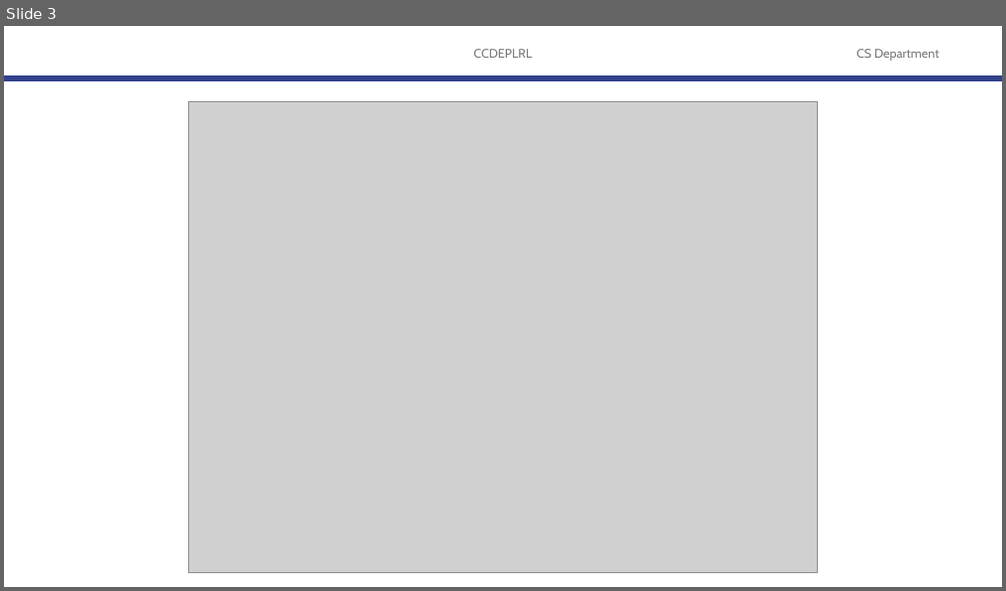
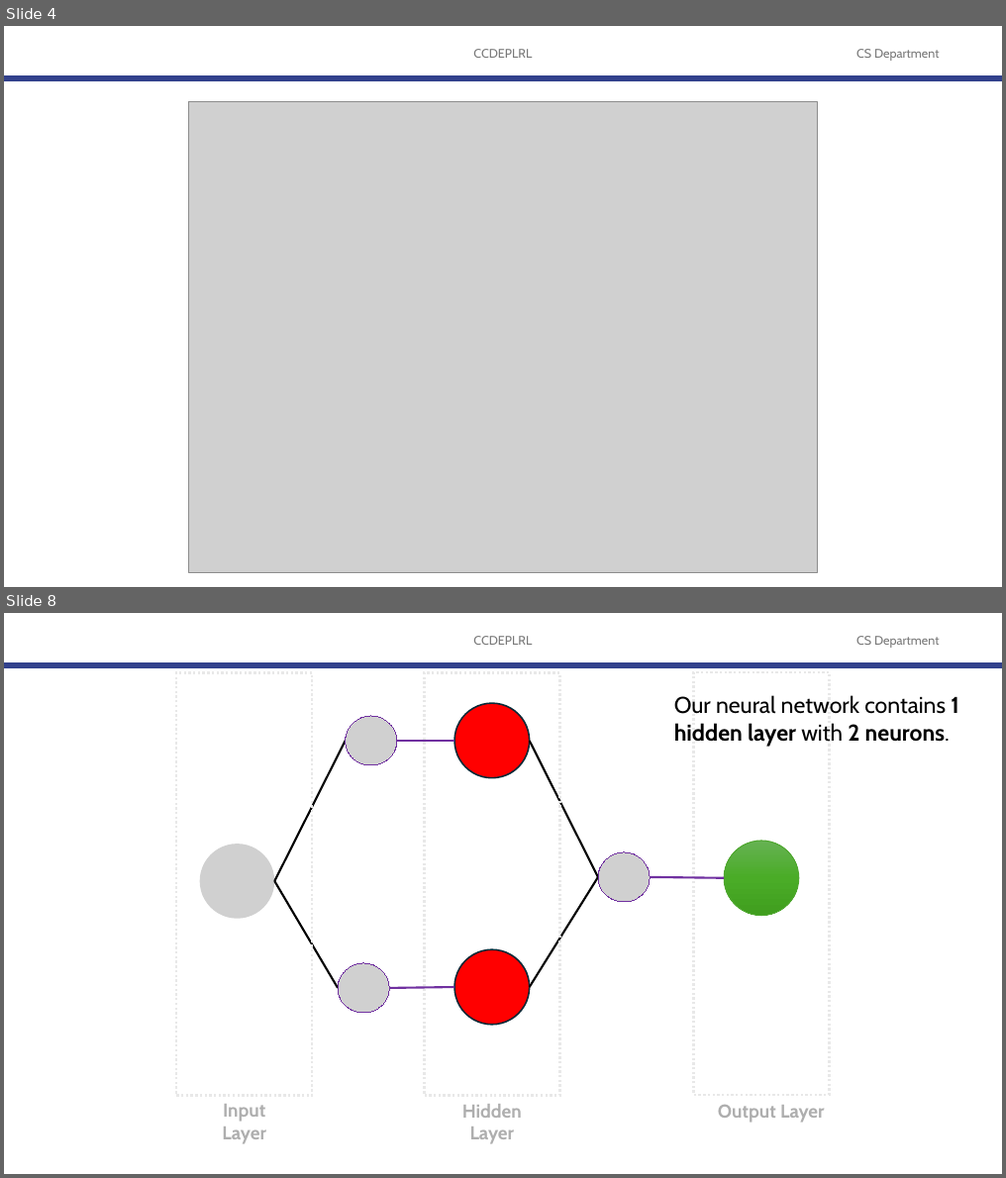
Before and after one commit to robitussin/CCDEPLRL, a slide deck: 2 - Training Neural Networks/Backpropagation/Backpropagation (new).pptx. Shown one above the other, each under a label of ours: slide 3 before the commit, slides 4 and 8 after it; the slides between them are not shown. The pictures are 1006x591 and 1006x1178 pixels, drawn with LibreOffice and Linux fonts; fonts in the diff are those of the drawing; grey boxes stand for pictures; background and template pictures are left out. Boxes give left, top, right and bottom in pixels: in the first picture for what was removed or moved away, otherwise in the second. Text is boxed around its words. In the diff, an @@ line names an element or a change of style, - is before the commit and + after.

```diff
--- a/2 - Training Neural Networks/Backpropagation/Backpropagation (new).pptx
+++ b/2 - Training Neural Networks/Backpropagation/Backpropagation (new).pptx
@@ slide 8 added at [4,613,1002,1174], background #FFFFFF; not listed: 3 template elements that a slide beside it also shows @@
@@ rectangle added at [176,672,312,1096], outline #E8E8E8 2.25 pt dashed @@
@@ rectangle added at [424,672,559,1096], outline #E8E8E8 2.25 pt dashed @@
@@ text added at [674,695,959,747], 22 pt, text #000000 @@
+Our neural network contains 1 hidden layer with 2 neurons.
@@ rectangle added at [693,672,829,1095], outline #E8E8E8 2.25 pt dashed @@
@@ picture added at [346,716,397,765] @@
@@ ellipse added at [454,703,530,778], fill #FF0000, outline #092A39 1.5 pt @@
@@ line added from (274, 881) to (346, 741), #000000 2 pt @@
@@ line added from (397, 741) to (454, 741), #7030A0 2 pt @@
@@ line added from (530, 741) to (598, 877), #000000 2 pt @@
@@ picture added at [199,844,274,919] @@
@@ ellipse added at [724,841,799,916], fill gradient #66B354 to #4BAD28 to #409F1E, outline #4EA72E 1 pt @@
@@ line added from (530, 987) to (598, 877), #000000 2 pt @@
@@ picture added at [598,853,650,902] @@
@@ line added from (650, 877) to (724, 878), #7030A0 2 pt @@
@@ line added from (274, 881) to (338, 988), #000000 2 pt @@
@@ picture added at [338,963,389,1013] @@
@@ ellipse added at [454,950,530,1025], fill #FF0000, outline #092A39 1.5 pt @@
@@ line added from (389, 988) to (454, 987), #7030A0 2 pt @@
@@ text added at [222,1104,266,1145], 18 pt, text #AEAEAE, bold @@
+Input Layer
@@ text added at [462,1104,522,1145], 18 pt, text #AEAEAE, bold @@
+Hidden Layer
@@ text added at [718,1105,825,1123], 18 pt, text #AEAEAE, bold @@
+Output Layer
@@ what was slide 3 is now slide 4 @@
```
Also in this commit, not shown: 14 slides changed, 52 other slides added, 8 slides removed, 1 other file.
